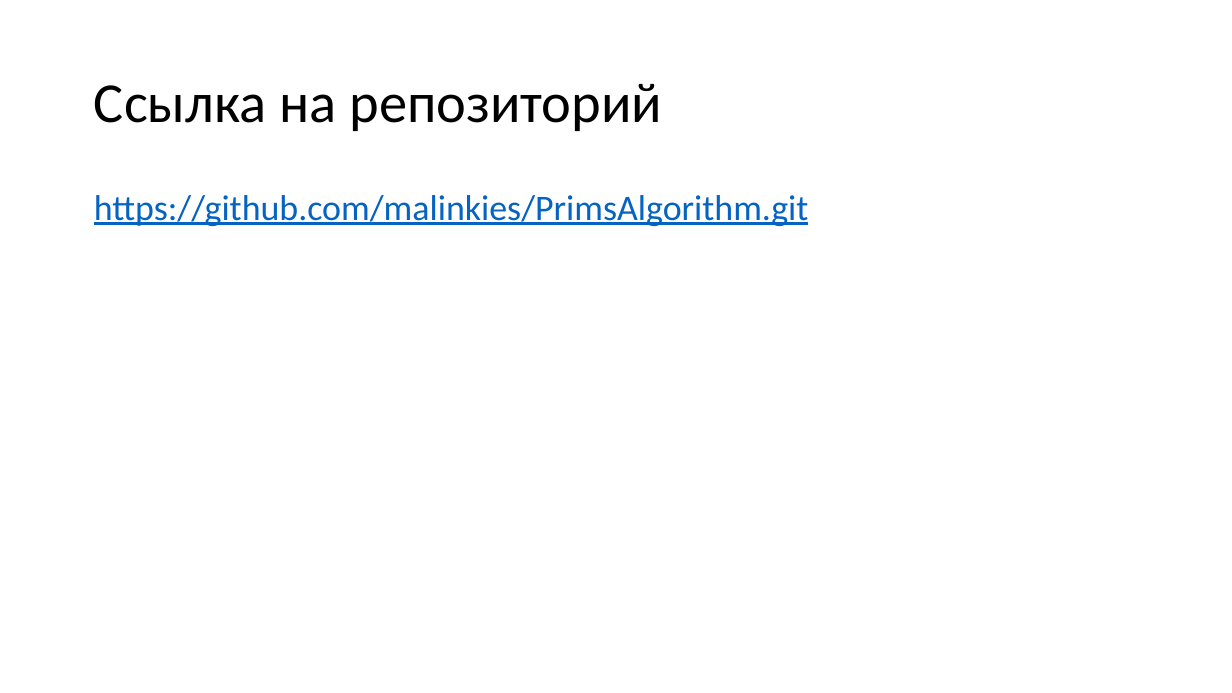
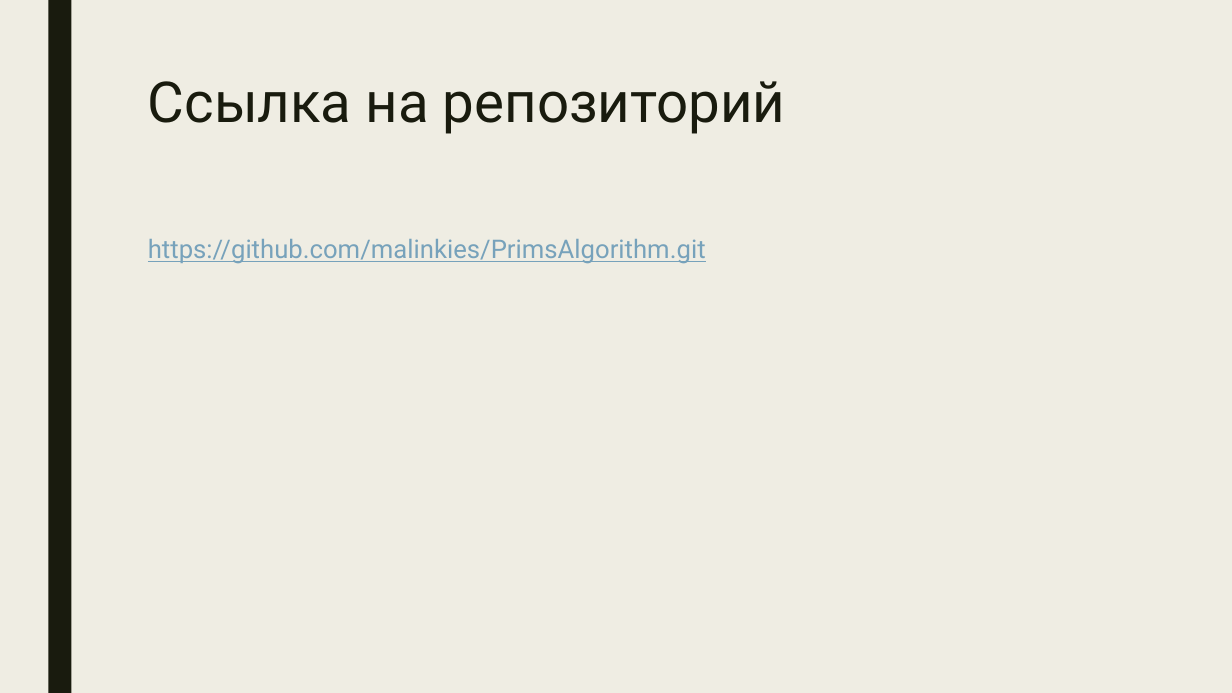
Before and after one commit to malinkies/PrimsAlgorithm, a slide deck: slide 10 of аисд.pptx. Drawn at 1232x693 pixels with LibreOffice and Linux fonts; fonts in the diff are those of the drawing. Boxes give left, top, right and bottom in pixels: in the first picture for what was removed or moved away, otherwise in the second. Text is boxed around its words. In the diff, an @@ line names an element or a change of style, - is before the commit and + after.

```diff
--- a/аисд.pptx
+++ b/аисд.pptx
@@ background #FFFFFF to #EFEDE3 @@
@@ rectangle added at (48, 0, 71, 693), fill #191B0E @@
@@ title "Ссылка на репозиторий": place and size @@
-title "Ссылка на репозиторий" at (94, 84, 662, 131)
+title "Ссылка на репозиторий" at (148, 81, 786, 134)
@@ title "Ссылка на репозиторий" at (148, 81, 786, 134): font Calibri to Roboto, text colour #000000 to #191B0E; line spacing 0.9 to 0.89; vertical alignment middle to top @@
@@ text "https://github.com/malinkies/PrimsAlgorithm.git": place and size @@
-text "https://github.com/malinkies/PrimsAlgorithm.git" at (94, 195, 809, 226)
+text "https://github.com/malinkies/PrimsAlgorithm.git" at (148, 239, 706, 264)
@@ text "https://github.com/malinkies/PrimsAlgorithm.git" at (148, 239, 706, 264): size 28 to 20 pt, font Calibri to Roboto, text colour #0563C1 to #77A2BB; line spacing 0.9 to 0.94; more space between paragraphs @@
```
Also in this commit, not shown: 9 other slides changed.
